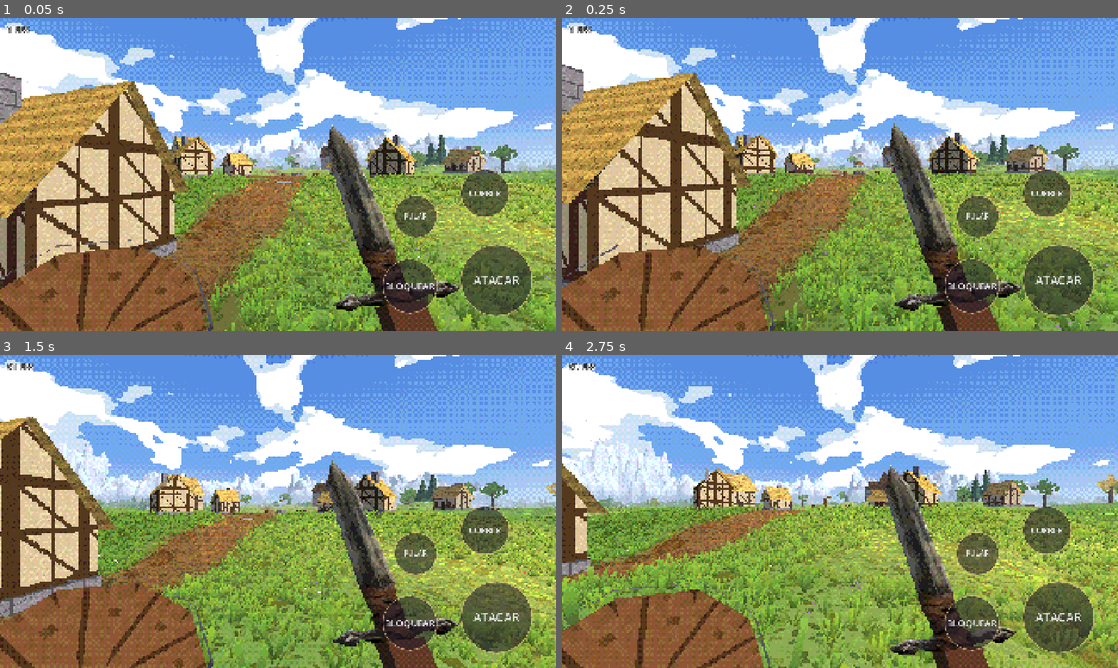
Above: before the commit, frames 1-4 (two rows, left to right).
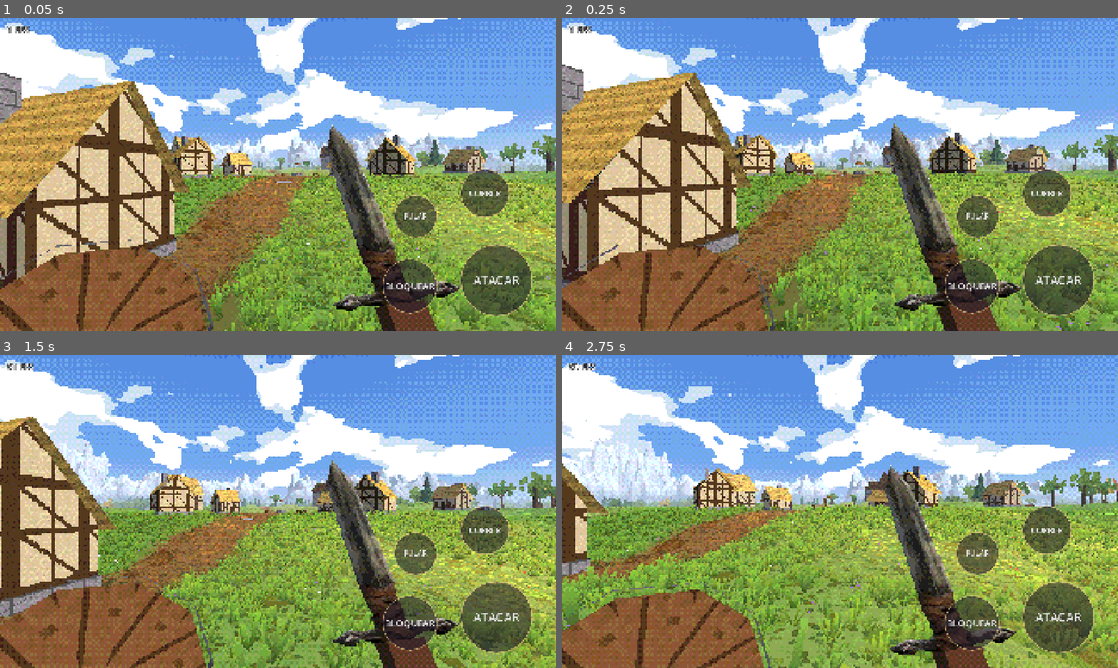
Above: after the commit, the same moments.

Repository: rhfazeredo-ops/Dallarian
Game: Godot game, scene res://cenas/mundo.tscn
Two runs of this game, one before a commit and one after it. Both use one fixed random seed, a clock stepped at 60 frames per second and the inputs below.
Inputs (mouse positions are in pixels of both pictures, inside the frame that each line leads up to):
- Up to frame 1 (0.05 s): no input
- Up to frame 2 (0.25 s): no input
- Up to frame 3 (1.5 s): tap Enter at 0.5 s; move the mouse to (400, 495) at 0.52 s; hold Right (ui_right) 0.53-1.25 s; hold Shift 0.53-1.25 s; click (400, 495) at 0.67 s; tap Space at 0.77 s; drag from (166, 527) to (250, 574) at 1.27 s
- Up to frame 4 (2.75 s): move the mouse to (895, 442) at 2.02 s; hold Right (ui_right) from 2.03 s (still down); hold Shift from 2.03 s (still down)

The runs differ from the first frame. In frame 1, 5.7% of the frame differs, in the area x 31-100%, y 37-100%; in frame 2, 5.4%; in frame 3, 7.1%, in the area x 17-100%, y 37-100%; in frame 4, 6.7%.

Commit message:
Floresta mais densa, chão de folhas caídas e 62 tufos por árvore
- Mata fechada: mais árvores (grade de 5,2 m, chance maior), chão coberto de folhas caídas (marrom, ocre,
  laranja e algumas verdes) nos splats e na cor do terreno, quase sem grama.
- Árvores: 62 tufos (4 em volta de cada ponta de galho + 46 pela copa), 36 folhas por tufo; folhas de
  verdade até ~50 m.

Co-Authored-By: Claude Opus 5.5 <noreply@anthropic.com>
Claude-Session: https://claude.ai/code/session_01WFSuYSG1mTsBiEAWeNGYj8

Diff:
--- a/godot/scripts/chao_splat.gd
+++ b/godot/scripts/chao_splat.gd
@@ -62,6 +62,11 @@
 	var t: Color = tons[rng.randi() % tons.size()]
 	c = Color(c.r * t.r, c.g * t.g, c.b * t.b)
 	c *= 1.0 + clamp(_luz.get_noise_2d(x, z) * 0.8, -0.22, 0.16)
+	# mata fechada: o chão é coberto de folhas caídas (marrons, ocres, laranjas e algumas verdes)
+	var f: float = m.reg.floresta(x, z)
+	if f > 0.4 and rng.randf() < smoothstep(0.4, 0.8, f) * 0.9:
+		var folhas := [Color(0.5, 0.32, 0.16), Color(0.62, 0.42, 0.18), Color(0.72, 0.5, 0.2), Color(0.78, 0.38, 0.16), Color(0.42, 0.28, 0.16), Color(0.46, 0.5, 0.22)]
+		c = folhas[rng.randi() % folhas.size()] * (1.0 + clamp(_luz.get_noise_2d(x, z) * 0.8, -0.22, 0.16))
 	return c * rng.randf_range(0.93, 1.06)
 
 func _transf(p: Vector3, n: Vector3, sx: float, sz: float, ang: float) -> Transform3D:
--- a/godot/scripts/floresta.gd
+++ b/godot/scripts/floresta.gd
@@ -9,7 +9,7 @@
 const PED := 64.0
 const VISTA := 300.0
 const COLIDE := 70.0
-const FOLHAS := 55.0     # até aqui as árvores ganham folhas de verdade (quadradinhos em tufos)
+const FOLHAS := 50.0     # até aqui as árvores ganham folhas de verdade (quadradinhos em tufos)
 var m
 var reg: Regiao
 var mats := {}
@@ -61,12 +61,12 @@
 	var rng := RandomNumberGenerator.new(); rng.seed = hash([k.x, k.y, 99])
 	var o := Vector2(k.x * PED - Regiao.LIM, k.y * PED - Regiao.LIM)
 	var pinhos := []; var troncos := []; var mortas := []; var copas := []; var lista := []; var cv := []
-	var passo := 6.5
+	var passo := 5.2
 	for jj in int(PED / passo):
 		for ii in int(PED / passo):
 			var x := o.x + (ii + rng.randf()) * passo; var z := o.y + (jj + rng.randf()) * passo
 			var f := reg.floresta(x, z); var pnt := reg.zona_pantano(z)
-			var prob := f * 0.85 + 0.025
+			var prob := f * 0.95 + 0.02
 			if pnt > 0.5: prob = 0.06
 			if rng.randf() > prob: continue
 			if not reg.dentro(x, z) or reg.dist_estrada(x, z) < 5.0 or Vector2(x, z).length() < 45.0: continue
@@ -138,8 +138,8 @@
 		elif not perto and corpos.has(k) and centro.distance_to(p) > COLIDE + 30.0:
 			corpos[k].queue_free(); corpos.erase(k)
 
-# folhas de verdade de um pedaço: em cada árvore ~34 tufos pequenos (4 em volta da ponta de cada galho e 18
-# pela copa), cada tufo com 52 quadradinhos finos e pequenos virados para todos os lados, e um miolo escuro
+# folhas de verdade de um pedaço: em cada árvore 62 tufos pequenos (4 em volta da ponta de cada galho e 46
+# pela copa), cada tufo com 36 quadradinhos finos e pequenos virados para todos os lados, e um miolo escuro
 # de partículas por dentro (tapa os buracos: a copa parece cheia)
 func _folhas(k: Vector2i) -> Node3D:
 	var lista: Array = carvalhos[k]
@@ -155,7 +155,7 @@
 			var ponta: Vector3 = tt * pt + Vector3(0, 0.2 * s, 0)
 			for e in 4: centros.append(ponta + Vector3(rng.randfn(0, 0.5), rng.randfn(0, 0.32), rng.randfn(0, 0.5)) * s)
 		var meio := tt.origin + Vector3(0, 4.8 * s, 0)
-		for e in 18:
+		for e in 46:
 			var d := Vector3(rng.randfn(0, 1), rng.randfn(0, 0.6), rng.randfn(0, 1)).normalized() * pow(rng.randf(), 0.45)
 			centros.append(meio + d * Vector3(1.9, 1.2, 1.9) * s)
 		for e in 12:
@@ -164,7 +164,7 @@
 		for c in centros:
 			var raio := rng.randf_range(0.45, 0.7) * s
 			var ctom: Color = tom * rng.randf_range(0.85, 1.12)
-			for f in 52:
+			for f in 36:
 				var dir := Vector3(rng.randfn(0, 1), rng.randfn(0, 0.75), rng.randfn(0, 1)).normalized()
 				var r := pow(rng.randf(), 0.55)
 				var pos: Vector3 = c + dir * r * raio
--- a/godot/scripts/regiao.gd
+++ b/godot/scripts/regiao.gd
@@ -217,6 +217,7 @@
 	var c := grama.lerp(Color(0.56, 0.62, 0.3), smoothstep(-0.2, 0.4, n))     # verde mais claro e amarelado
 	var f := floresta(x, z)
 	c = c.lerp(Color(0.3, 0.42, 0.2), f * 0.6)                                 # chão de mata mais escuro
+	c = c.lerp(Color(0.46, 0.33, 0.18), smoothstep(0.45, 0.8, f) * 0.75)     # mata fechada: chão de folhas caídas
 	var campo := campo_em(x, z)
 	if campo == 0: c = Color(0.82, 0.68, 0.3) * (0.95 + n * 0.1)
 	elif campo == 1:
@@ -242,6 +243,6 @@
 	var campo := campo_em(x, z)
 	if campo == 1: return 0.0
 	if campo == 0: return 1.0
-	return 1.0 - floresta(x, z) * 0.6
+	return 1.0 - smoothstep(0.2, 0.75, floresta(x, z)) * 0.85          # na mata fechada quase não tem grama
 
 func dentro(x: float, z: float) -> bool: return abs(x) < LIM and abs(z) < LIM
